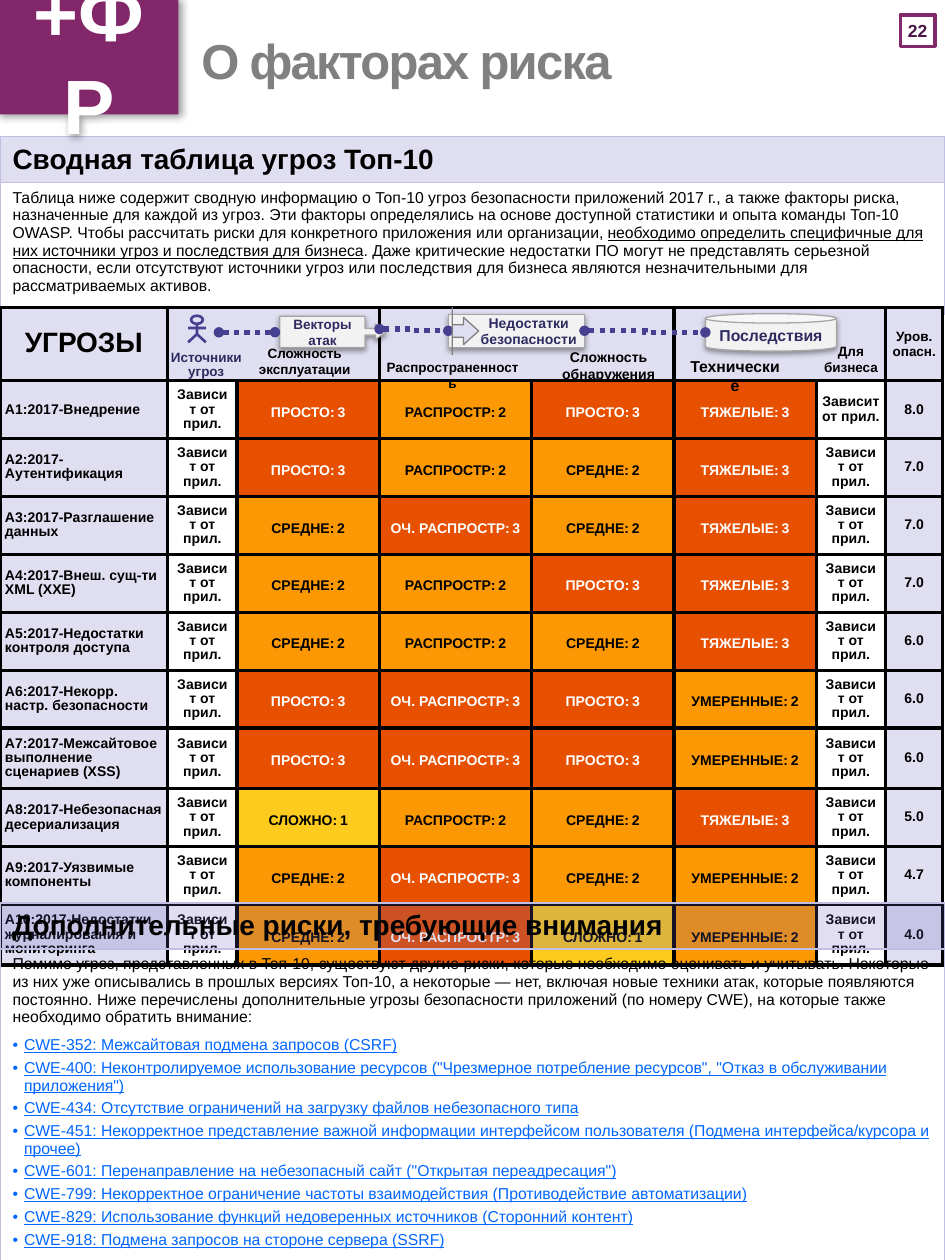
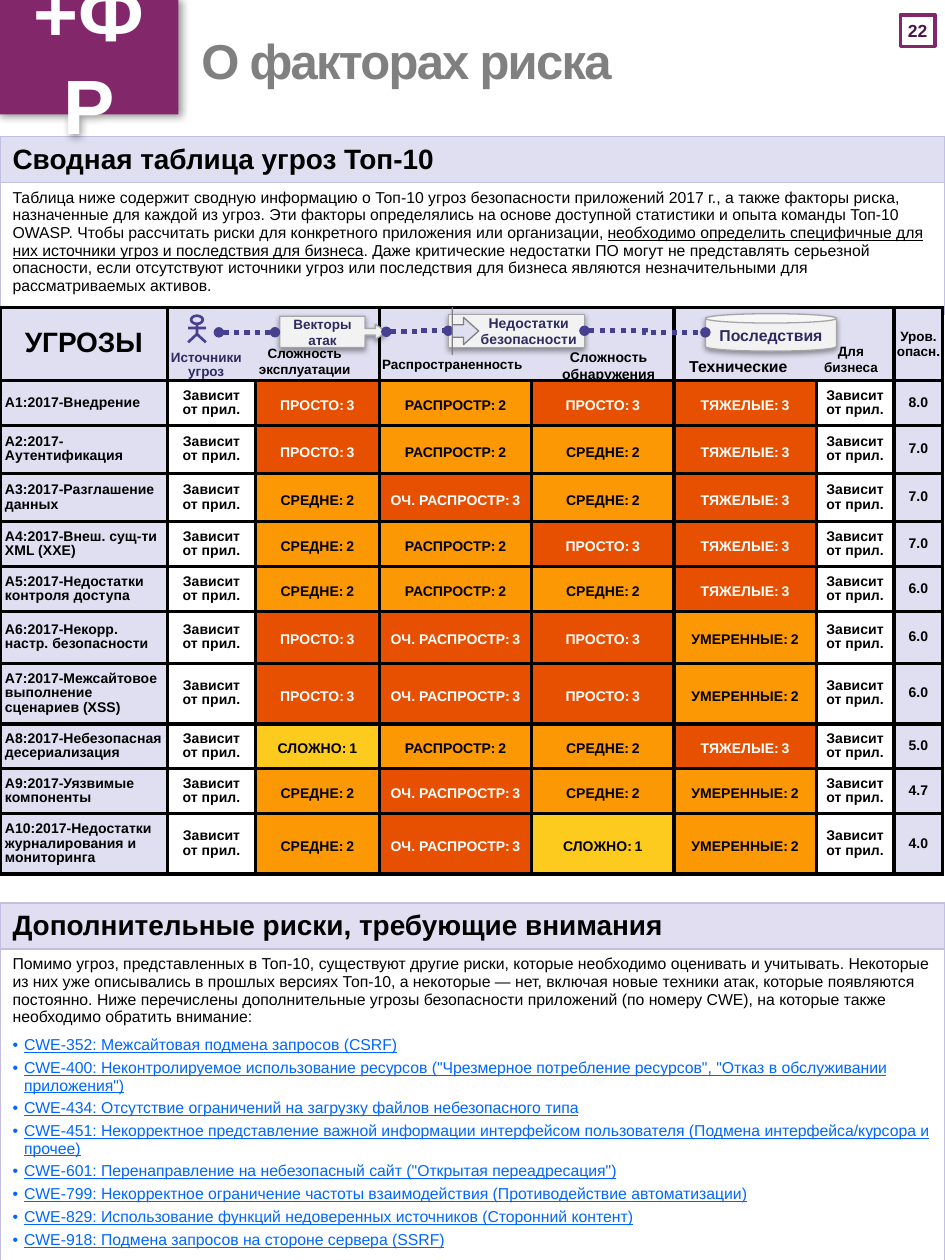
Before and after one commit to OWASP/Top10, a slide deck: slide 23 of 2017/OWASP Top 10-2017-ru.pptx. Drawn at 945x1260 pixels with LibreOffice and Linux fonts; fonts in the diff are those of the drawing. Boxes give left, top, right and bottom in pixels: in the first picture for what was removed or moved away, otherwise in the second. Text is boxed around its words. In the diff, an @@ line names an element or a change of style, - is before the commit and + after.

```diff
--- a/2017/OWASP Top 10-2017-ru.pptx
+++ b/2017/OWASP Top 10-2017-ru.pptx
@@ table: place and size @@
-table at [0, 307, 942, 1143]
+table at [0, 307, 944, 874]
@@ text "Распространенность" rewrapped from [370, 353, 536, 382] to [382, 359, 522, 372] @@
@@ elbow double arrow moved from (379, 329) - (449, 331) to (387, 331) - (449, 331) @@
@@ text "Технические" rewrapped from [675, 350, 795, 382] to [689, 361, 787, 372] @@
```
Also in this commit, not shown: 23 other slides changed, 22 other files.
